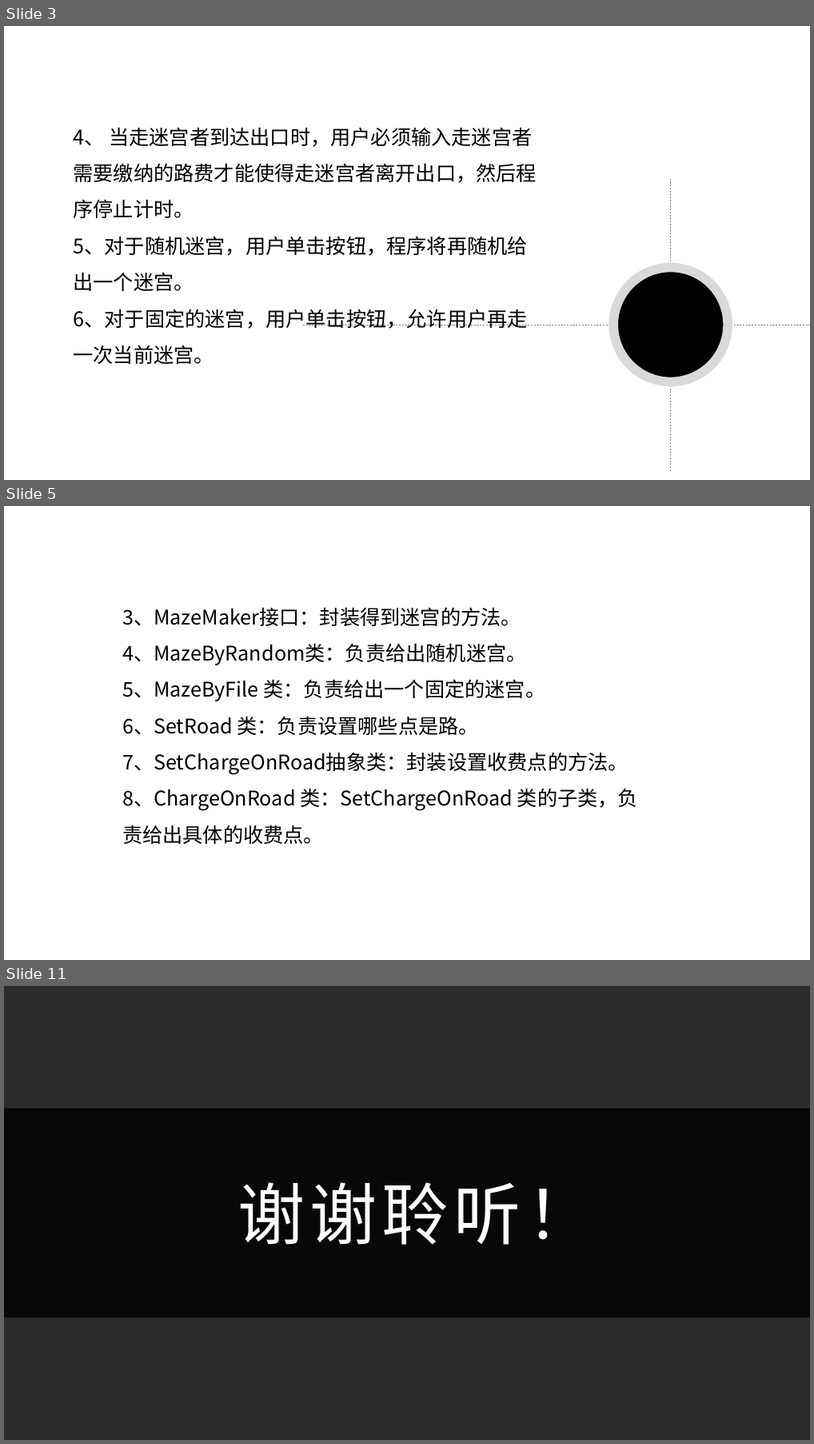
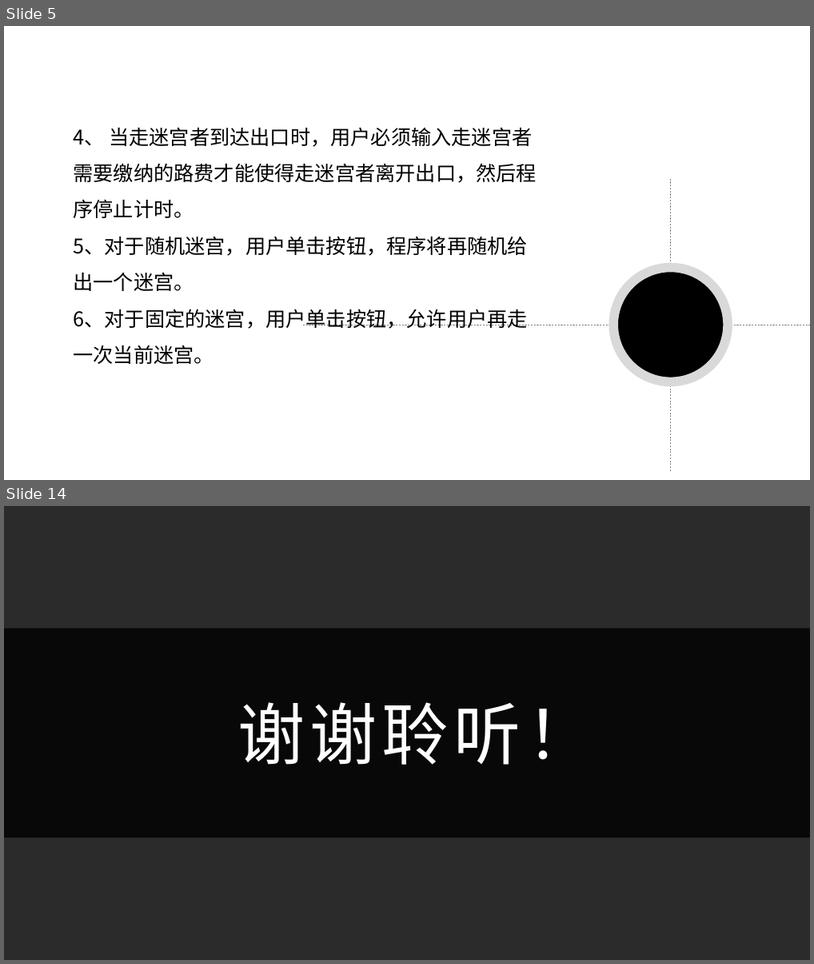
Before and after one commit to sxl888/run-a-maze, a slide deck: 第六组走迷宫答辩ppt.pptx. Shown one above the other, each under a label of ours: slides 3, 5 and 11 before the commit, slides 5 and 14 after it; the slides between them are not shown. The pictures are 814x1444 and 814x964 pixels, drawn with LibreOffice and Linux fonts; fonts in the diff are those of the drawing; background and template pictures are left out; a plain dark background stands for a picture behind light text. Boxes give left, top, right and bottom in pixels: in the first picture for what was removed or moved away, otherwise in the second. Text is boxed around its words. In the diff, an @@ line names an element or a change of style, - is before the commit and + after.

```diff
--- a/第六组走迷宫答辩ppt.pptx
+++ b/第六组走迷宫答辩ppt.pptx
@@ slide 5 removed at box(4, 506, 810, 960), background picture (left out) @@
@@ text removed at box(122, 607, 638, 844) @@
-3、MazeMaker接口：封装得到迷宫的方法。
-4、MazeByRandom类：负责给出随机迷宫。
-5、MazeByFile 类：负责给出一个固定的迷宫。
-6、SetRoad 类：负责设置哪些点是路。
-7、SetChargeOnRoad抽象类：封装设置收费点的方法。
-8、ChargeOnRoad 类：SetChargeOnRoad 类的子类，负责给出具体的收费点。
@@ what was slide 3 is now slide 5 @@
@@ what was slide 11 is now slide 14 @@
```
Also in this commit, not shown: 5 slides changed, 6 slides added, 2 other slides removed.
